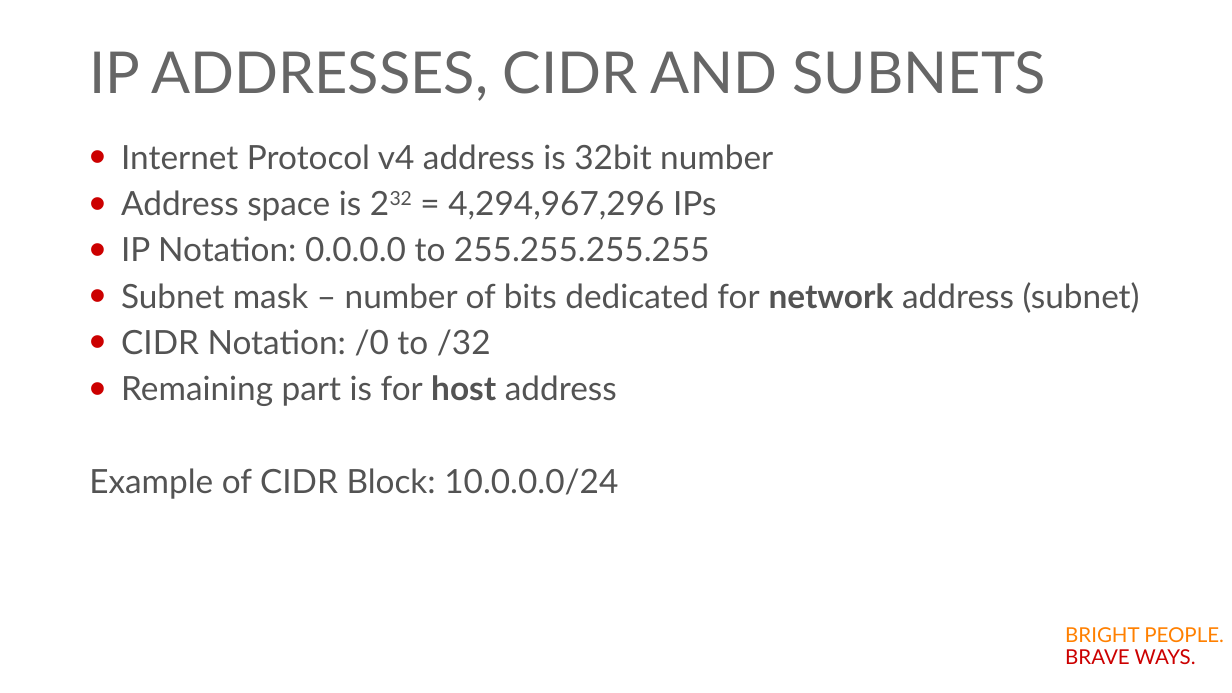
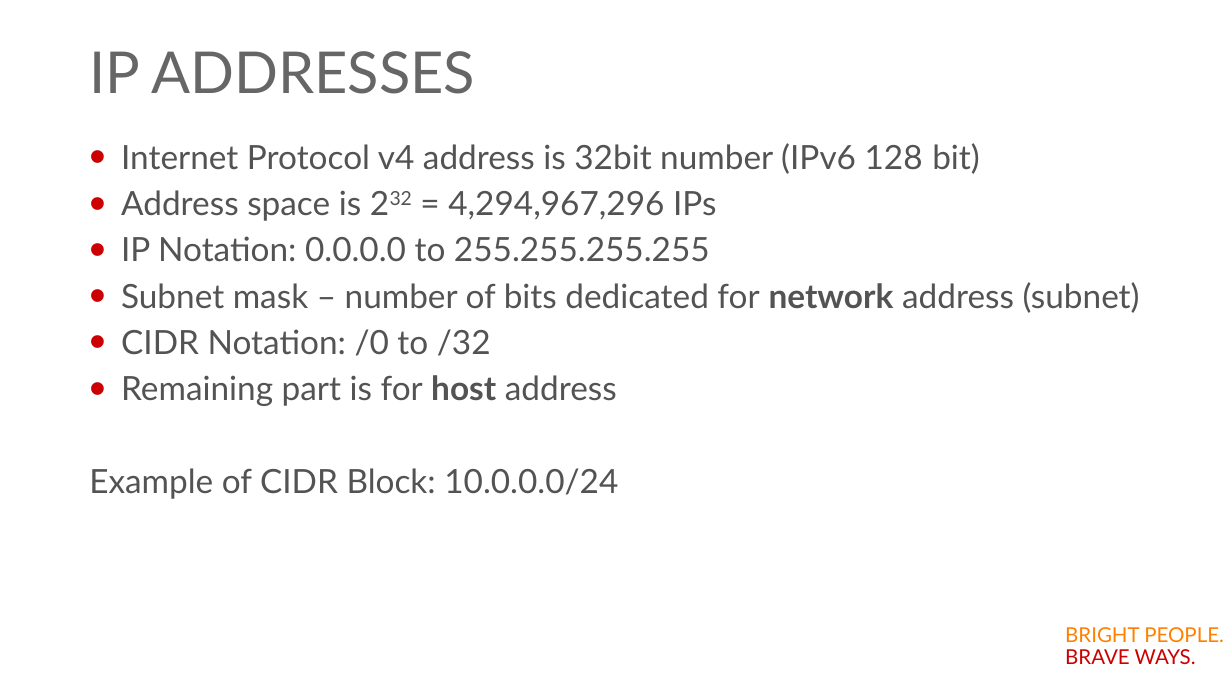
Before and after one commit to Accedia/aws-workshop, a slide deck: slide 4 of Day3-VPC_and_Networks/VPC.pptx (slide 13 before the commit). Drawn at 1232x693 pixels with LibreOffice and Linux fonts; fonts in the diff are those of the drawing; background and template pictures are left out. Boxes give left, top, right and bottom in pixels: in the first picture for what was removed or moved away, otherwise in the second. Text is boxed around its words. In the diff, an @@ line names an element or a change of style, - is before the commit and + after.

```diff
--- a/Day3-VPC_and_Networks/VPC.pptx
+++ b/Day3-VPC_and_Networks/VPC.pptx
@@ title at box(89, 51, 475, 94): text changed @@
-IP ADDRESSES, CIDR AND SUBNETS
+IP ADDRESSES
@@ text at box(121, 143, 980, 174): text changed @@
-• Internet Protocol v4 address is 32bit number
+• Internet Protocol v4 address is 32bit number (IPv6 128 bit)
```
Also in this commit, not shown: 7 other slides changed, 2 slides added, 1 other file.
